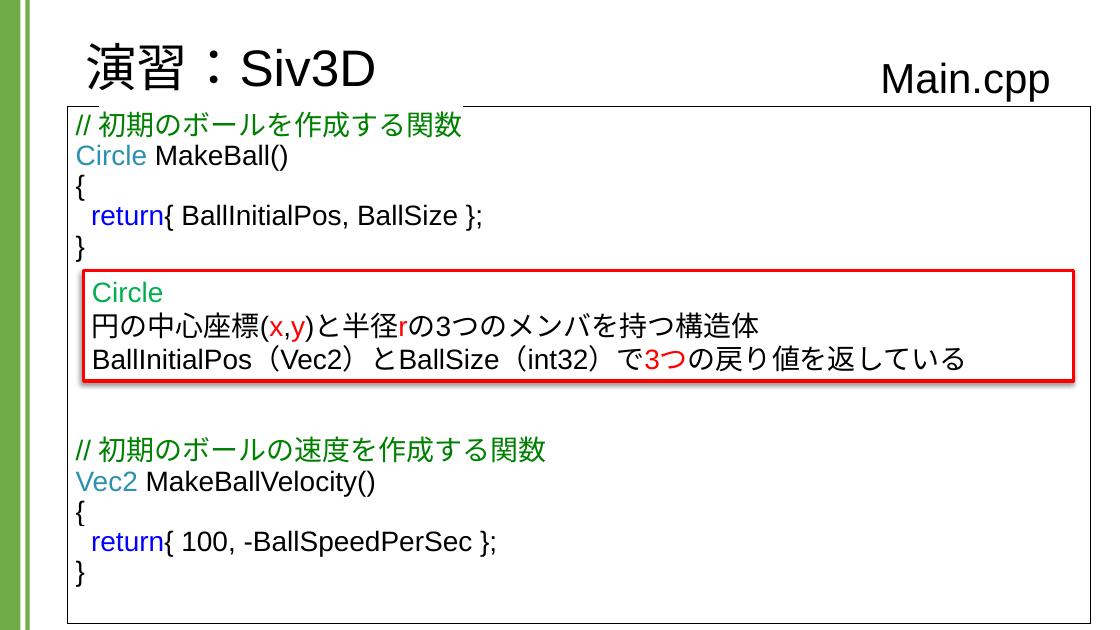
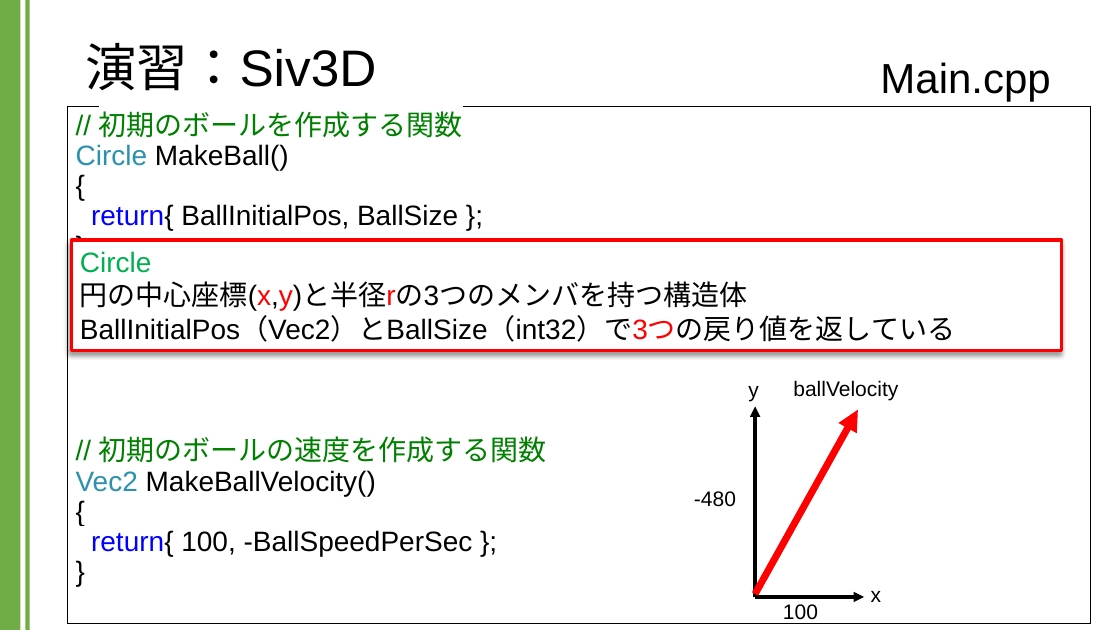
Before and after one commit to kic-murata/cpp2024, a slide deck: slide 32 of 授業資料/演習課題：Siv3D.pptx (slide 28 before the commit). Drawn at 1120x630 pixels with LibreOffice and Linux fonts; fonts in the diff are those of the drawing; background and template pictures are left out. Boxes give left, top, right and bottom in pixels: in the first picture for what was removed or moved away, otherwise in the second. Text is boxed around its words. In the diff, an @@ line names an element or a change of style, - is before the commit and + after.

```diff
--- a/授業資料/演習課題：Siv3D.pptx
+++ b/授業資料/演習課題：Siv3D.pptx
@@ rectangle "Circle 円の中心座標(x,y)と半径rの3つのメンバを持つ構造体 BallInitialPos（Vec2）とBal ...": place and size @@
-rectangle "Circle 円の中心座標(x,y)と半径rの3つのメンバを持つ構造体 BallInitialPos（Vec2）とBal ..." at [84,271,1075,381]
+rectangle "Circle 円の中心座標(x,y)と半径rの3つのメンバを持つ構造体 BallInitialPos（Vec2）とBal ..." at [71,240,1062,350]
@@ text added at [748,386,758,402], 18 pt, text #000000 @@
+y
@@ text added at [793,380,898,401], 18 pt, text #000000 @@
+ballVelocity
@@ arrow added from (755, 597) to (755, 407), #000000 3 pt @@
@@ arrow added from (755, 594) to (858, 410), #FF0000 6 pt @@
@@ text added at [694,491,736,507], 18 pt, text #000000 @@
+-480
@@ arrow added from (755, 597) to (865, 597), #000000 3 pt @@
@@ text added at [871,591,881,602], 18 pt, text #000000 @@
+x
@@ text added at [783,604,818,620], 18 pt, text #000000 @@
+100
```
Also in this commit, not shown: 4 other slides changed, 6 slides added.
